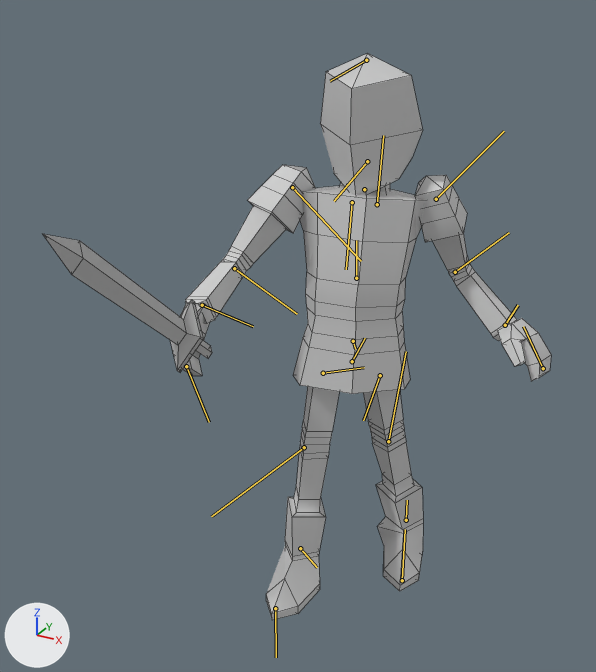
One commit to the FBX model UnityProject/Storybook/Assets/Art/Player Characters/fantasy_anim.fbx: the scene before it, then after it.
The view is the same before and after, from a 50 mm camera at (0.113, -0.253, 0.229) aimed at (-0.003, -0.042, 0.124). The lights are fixed; the arrows at lower left show +X, +Y and +Z. Both versions are drawn at frame 151 of the action 'Take 001|BaseLayer'; the numbers are the values there. The bones that bend it are drawn over the model as lines. Mesh edges are drawn as thin lines.

The first picture shows 'fantasy:Mesh', 'sword:pPyramid3'.
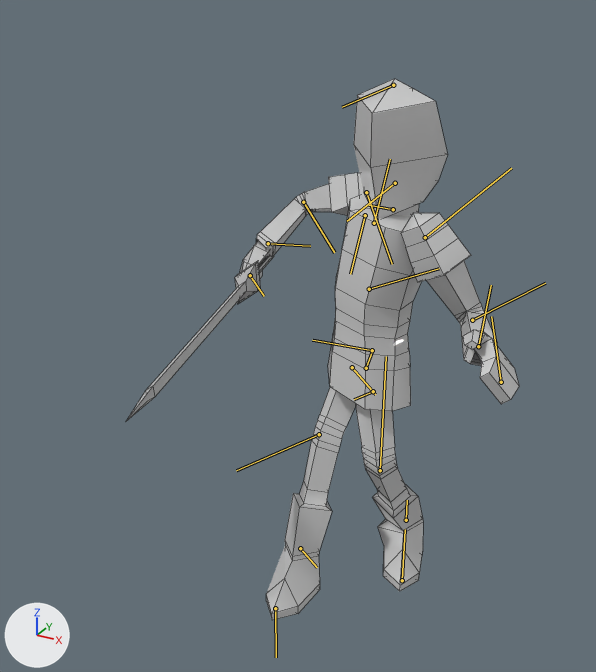
Changed parts and their boxes [x1, y1, x2, y2] in the pictures (596 x 672 px):
'fantasy:Mesh', posed (25% narrower)
    before: [180, 53, 551, 620]
    after: [240, 79, 519, 620]
'sword:pPyramid3', posed (12% narrower, 19% taller)
    before: [43, 234, 212, 372]
    after: [126, 256, 274, 421]
bone 'Hips', root to tip
    before: (352, 361) to (365, 338)
    after: (366, 368) to (372, 350)
bone 'R_Thigh', root to tip
    before: (323, 373) to (364, 367)
    after: (352, 367) to (375, 394)
bone 'R_Shin', root to tip
    before: (304, 447) to (211, 516)
    after: (319, 434) to (236, 470)
bone 'head', root to tip
    before: (367, 161) to (334, 201)
    after: (395, 183) to (347, 221)
bone 'L_Bicep', root to tip
    before: (436, 199) to (504, 131)
    after: (425, 237) to (511, 168)
bone 'L_Forearm', root to tip
    before: (455, 272) to (509, 232)
    after: (472, 320) to (545, 283)
bone 'L_Hand', root to tip
    before: (505, 325) to (518, 305)
    after: (478, 346) to (491, 285)
bone 'R_Bicep', root to tip
    before: (292, 187) to (361, 261)
    after: (366, 192) to (392, 264)
bone 'R_Forearm', root to tip
    before: (234, 268) to (297, 314)
    after: (303, 202) to (334, 252)
bone 'R_Hand', root to tip
    before: (202, 305) to (253, 326)
    after: (268, 243) to (310, 246)
bone 'L_Thigh1', root to tip
    before: (380, 375) to (363, 420)
    after: (373, 391) to (354, 399)
bone 'L_Shin', root to tip
    before: (388, 441) to (406, 351)
    after: (380, 470) to (386, 356)

The edits, one by one:
Bone 'Hips' (bone_hips) moves from (0.11, -0.19, 0.22) to (0.35, -0.97, -1.04).
Bone 'Hips' (bone_hips) turns from (-17, 21, -3) to (17, -40, -9) degrees about its own x, y and z.
Bone 'R_Thigh' (bone_r_thigh) turns from (-34, 12, -3) to (26, -24, 26) degrees about its own x, y and z.
Bone 'R_Shin' (bone_r_shin) turns from (0, 0, 5) to (0, 0, 19) degrees about its own x, y and z.
Bone 'R_Foot' (bone_r_foot) turns from (2, -10, -3) to (3, -7, -17) degrees about its own x, y and z.
Bone 'head' (bone_head) turns from (-19, 7, 20) to (39, -2, 19) degrees about its own x, y and z.
Bone 'L_Bicep' (bone_l_bicep) turns from (-18, 24, -16) to (-48, 42, -19) degrees about its own x, y and z.
Bone 'L_Forearm' (bone_l_forearm) turns from (0, -35, 0) to (1, -74, 0) degrees about its own x, y and z.
Bone 'L_Hand' (bone_l_hand) turns from (91, -12, 4) to (52, 1, 13) degrees about its own x, y and z.
Bone 'R_Bicep' (bone_r_bicep) turns from (-6, -15, -13) to (45, -36, 7) degrees about its own x, y and z.
Bone 'R_Forearm' (bone_r_forearm) turns from (0, -35, 0) to (1, -67, 1) degrees about its own x, y and z.
Bone 'R_Hand' (bone_r_hand) turns from (18, 30, -19) to (0, 48, -47) degrees about its own x, y and z.
Bone 'L_Thigh1' (bone_l_thigh1) turns from (13, 10, -18) to (-54, 25, -12) degrees about its own x, y and z.
Bone 'L_Shin' (bone_l_shin) turns from (0, 0, -1) to (0, 0, 40) degrees about its own x, y and z.
Bone 'L_Foot' (bone_l_foot) turns from (-10, 1, 13) to (-12, -2, 28) degrees about its own x, y and z.
